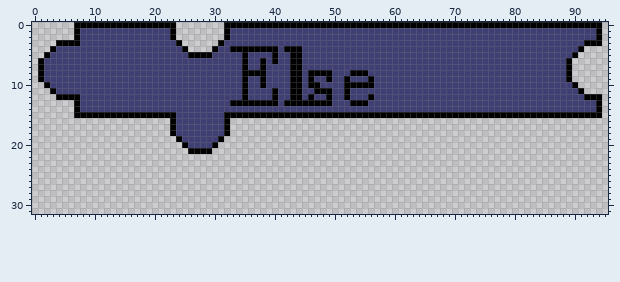
Pixel-art file: elseBlock.aseprite. The picture above was drawn from the file before the commit.
96x32 pixels, 1 frame.
And afterwards:
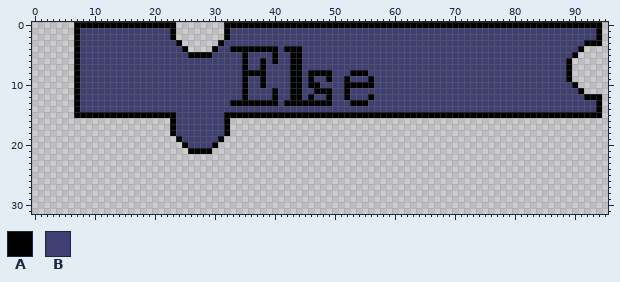
Palette (. is transparent): A #000000  B #3f3f74
Message: Exported more and adjust blocks
The edit:
{"y":3,"x":4,"old":"AAA","new":"..."}
{"y":4,"x":3,"old":"ABBBB","new":"....A"}
{"y":5,"x":2,"old":"ABBBBB","new":".....A"}
{"y":6,"x":1,"old":"ABBBBBB","new":"......A"}
{"y":7,"x":1,"old":"ABBBBBB","new":"......A"}
{"y":8,"x":1,"old":"ABBBBBB","new":"......A"}
{"y":9,"x":1,"old":"ABBBBBB","new":"......A"}
{"y":10,"x":2,"old":"ABBBBB","new":".....A"}
{"y":11,"x":3,"old":"ABBBB","new":"....A"}
{"y":12,"x":4,"old":"AAA","new":"..."}
{"label":"changed","picture_box":[38,40,80,100]}
